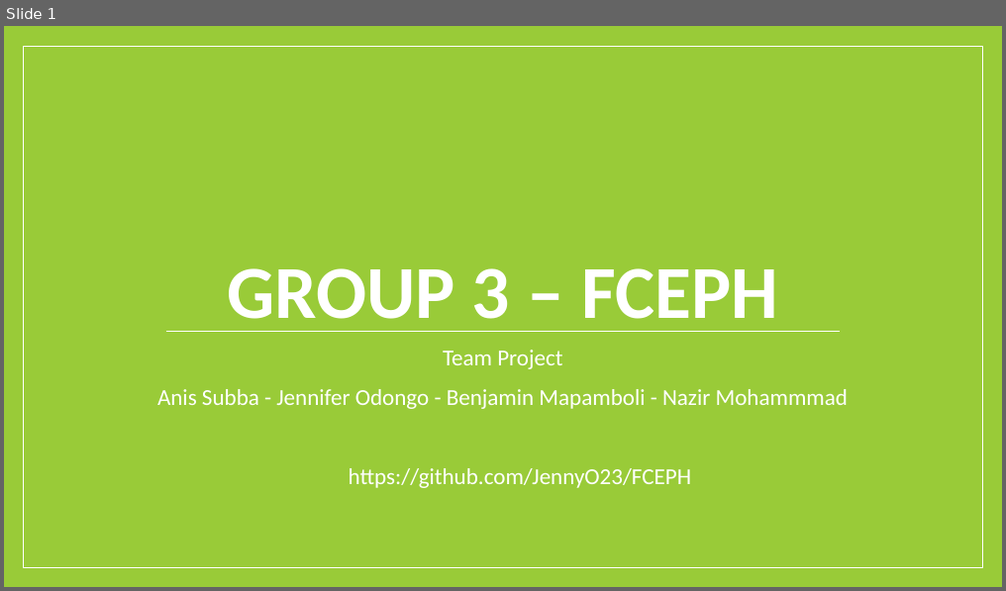
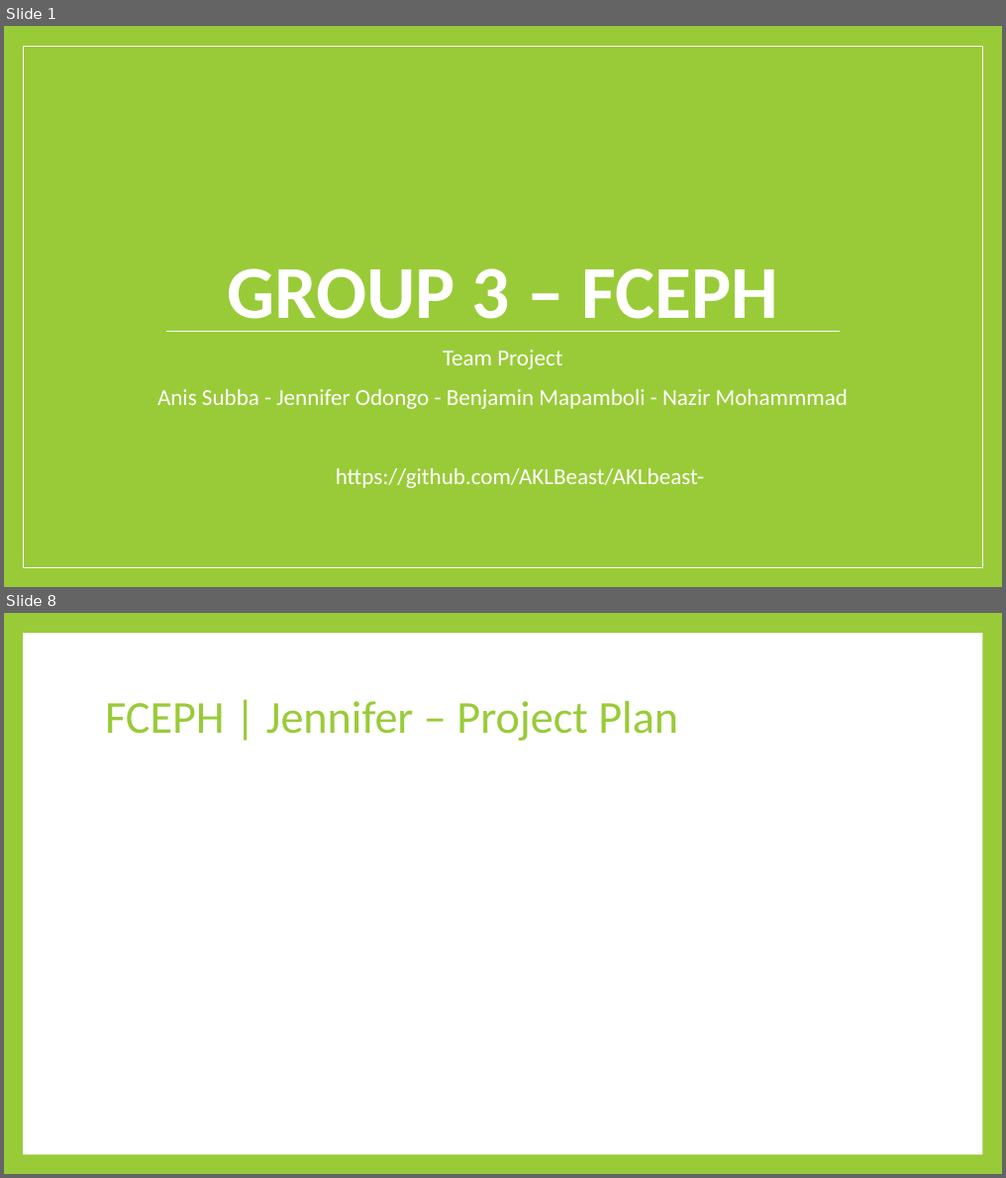
Before and after one commit to AKLBeast/AKLbeast-, a slide deck: Documentation/Group 3 -FCEPH Final.pptx. Shown one above the other, each under a label of ours: slide 1 before the commit, slides 1 and 8 after it; the slides between them are not shown. The pictures are 1006x591 and 1006x1178 pixels, drawn with LibreOffice and Linux fonts; fonts in the diff are those of the drawing. Boxes give left, top, right and bottom in pixels: in the first picture for what was removed or moved away, otherwise in the second. Text is boxed around its words. In the diff, an @@ line names an element or a change of style, - is before the commit and + after.

```diff
--- a/Documentation/Group 3 -FCEPH Final.pptx
+++ b/Documentation/Group 3 -FCEPH Final.pptx
@@ slide 8 added at (x1=4, y1=613, x2=1002, y2=1174), background #99CB38 @@
@@ rectangle added at (x1=23, y1=633, x2=982, y2=1155), fill #FFFFFF @@
@@ title added at (x1=105, y1=701, x2=678, y2=741), 44 pt, text #99CB38 @@
+FCEPH | Jennifer – Project Plan
@@ slide 1 changed as well @@
@@ text at (x1=336, y1=469, x2=704, y2=488): text changed @@
-https://github.com/JennyO23/FCEPH
+https://github.com/AKLBeast/AKLbeast-
```
Also in this commit, not shown: 11 other slides added, 4 slides removed.
